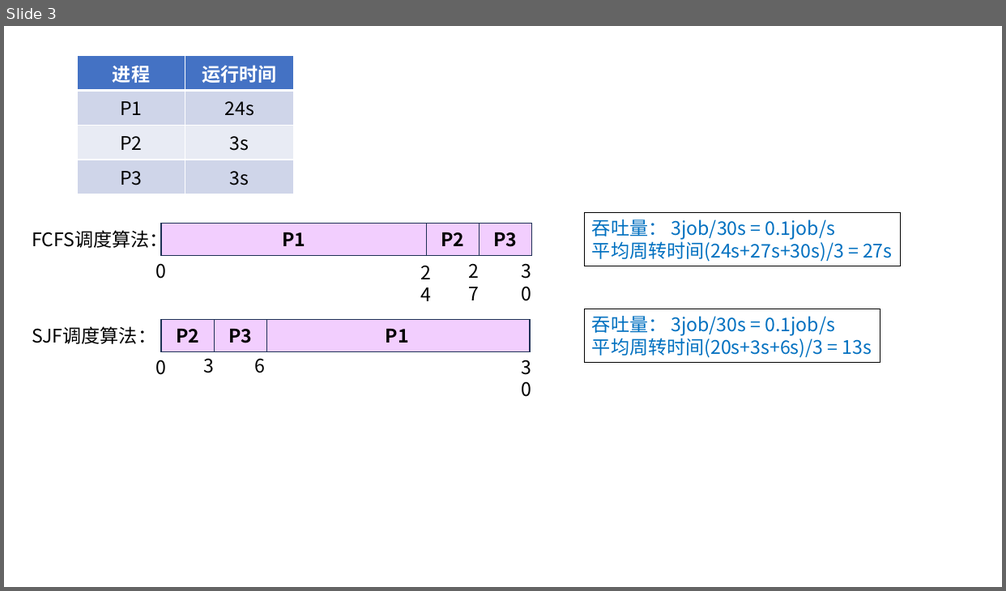
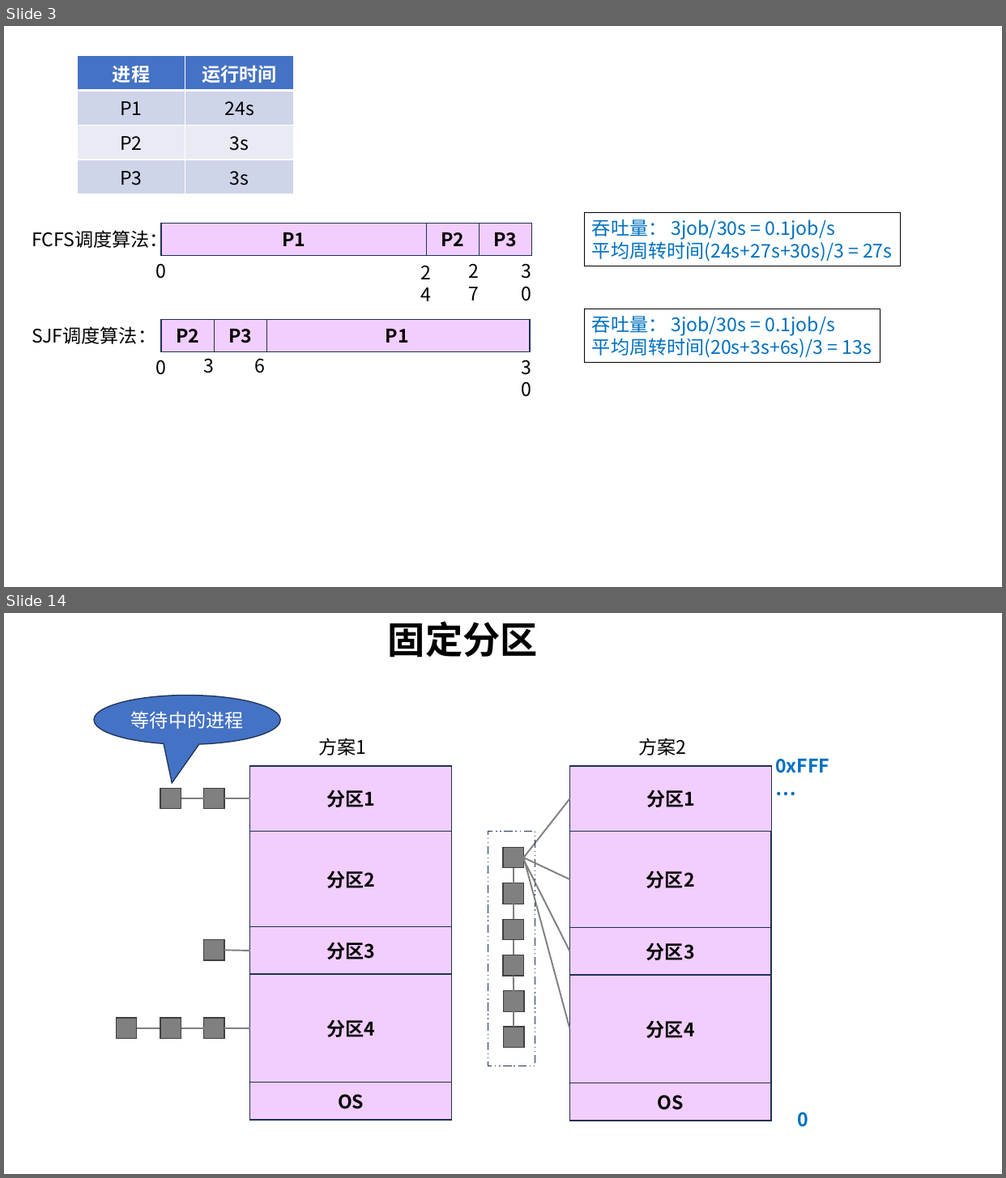
Before and after one commit to guofei9987/pictures_for_blog, a slide deck: computer/操作系统.pptx. Shown one above the other, each under a label of ours: slide 3 before the commit, slides 3 and 14 after it; the slides between them are not shown. The pictures are 1006x591 and 1006x1178 pixels, drawn with LibreOffice and Linux fonts; fonts in the diff are those of the drawing. Boxes give left, top, right and bottom in pixels: in the first picture for what was removed or moved away, otherwise in the second. Text is boxed around its words. In the diff, an @@ line names an element or a change of style, - is before the commit and + after.

```diff
--- a/computer/操作系统.pptx
+++ b/computer/操作系统.pptx
@@ slide 14 added at [4,613,1002,1174], background #FFFFFF @@
@@ group added at [94,621,829,1127]: 23 rectangles, 15 lines, 5 texts, 1 speech bubble @@
+分区1
+OS
+0xFFF…
+0
+方案1
+方案2
+固定分区
+分区2
+分区3
+分区4
+分区2
+分区3
+分区4
+分区1
+OS
+等待中的进程
```
Also in this commit, not shown: 1 slide changed, 13 other slides added, 1 other file.
